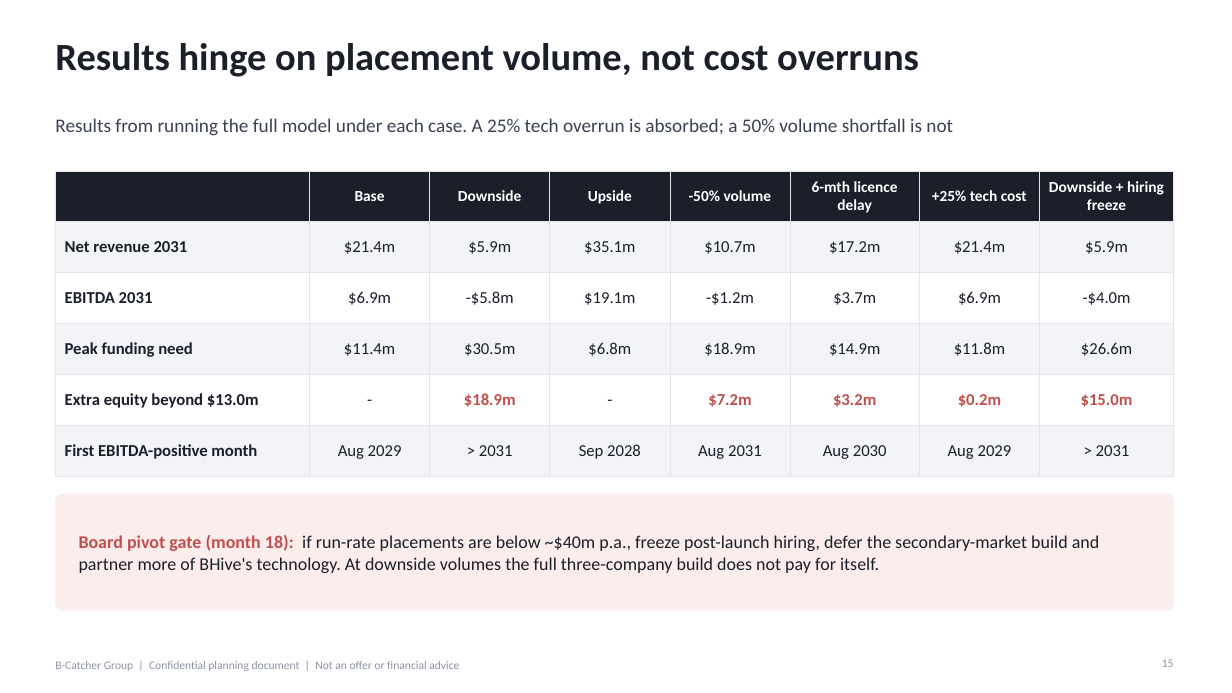
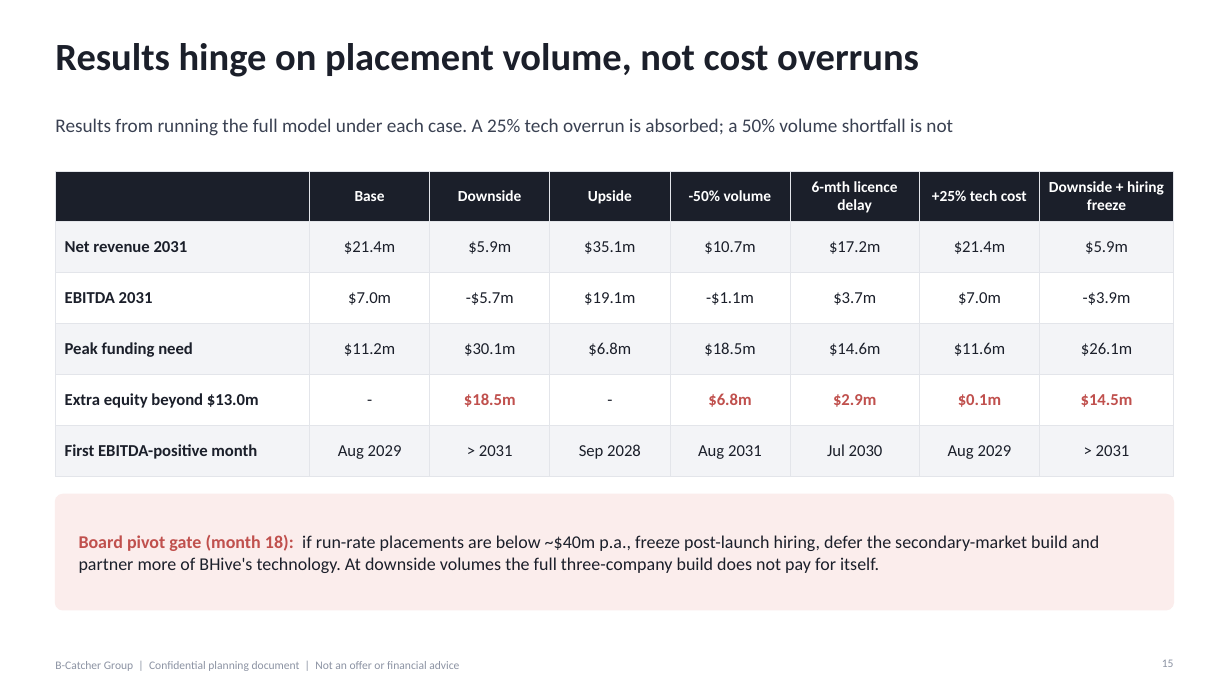
Before and after one commit to SimonQTangible/github-slideshow, a slide deck: slide 15 of bcatcher-group/BCatcher_Group_Investor_Deck_v5.pptx. Drawn at 1232x693 pixels with LibreOffice and Linux fonts; fonts in the diff are those of the drawing. Boxes give left, top, right and bottom in pixels: in the first picture for what was removed or moved away, otherwise in the second. Text is boxed around its words. In the diff, an @@ line names an element or a change of style, - is before the commit and + after.

```diff
--- a/bcatcher-group/BCatcher_Group_Investor_Deck_v5.pptx
+++ b/bcatcher-group/BCatcher_Group_Investor_Deck_v5.pptx
@@ table at (55, 171, 1174, 463) @@
-row 3: EBITDA 2031 | $6.9m | -$5.8m | $19.1m | -$1.2m | $3.7m | $6.9m | -$4.0m
+row 3: EBITDA 2031 | $7.0m | -$5.7m | $19.1m | -$1.1m | $3.7m | $7.0m | -$3.9m
-row 4: Peak funding need | $11.4m | $30.5m | $6.8m | $18.9m | $14.9m | $11.8m | $26.6m
+row 4: Peak funding need | $11.2m | $30.1m | $6.8m | $18.5m | $14.6m | $11.6m | $26.1m
-row 5: Extra equity beyond $13.0m | - | $18.9m | - | $7.2m | $3.2m | $0.2m | $15.0m
+row 5: Extra equity beyond $13.0m | - | $18.5m | - | $6.8m | $2.9m | $0.1m | $14.5m
-row 6, column 6: Aug 2030
+row 6, column 6: Jul 2030
```
Also in this commit, not shown: 5 other slides changed, 18 other files.
